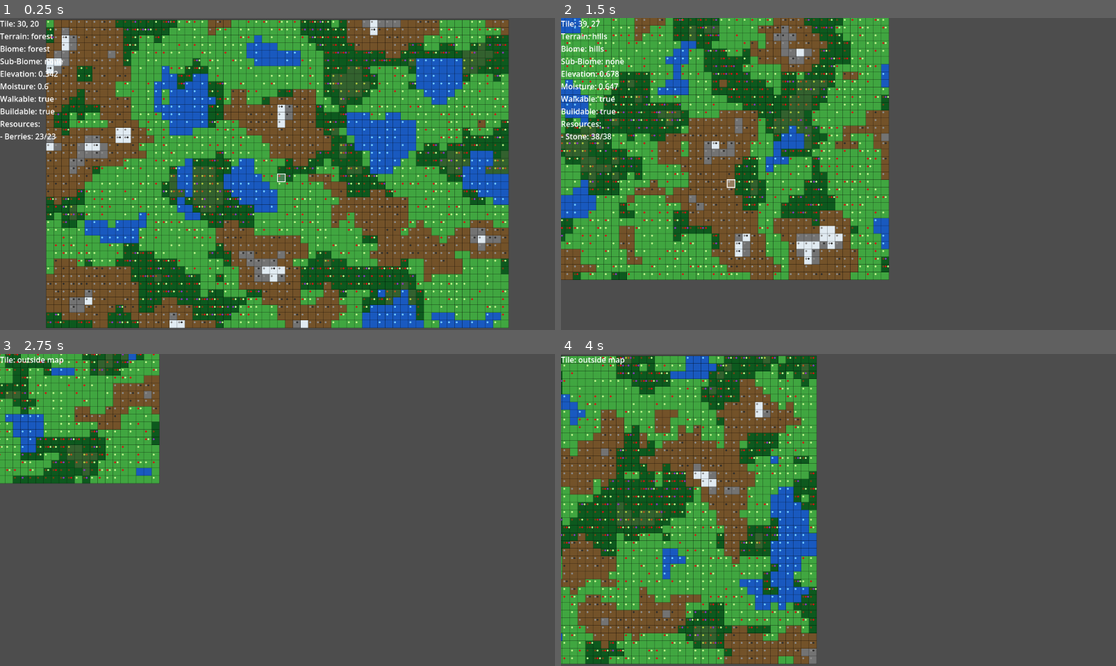
Above: before the commit, frames 1-4 (two rows, left to right).
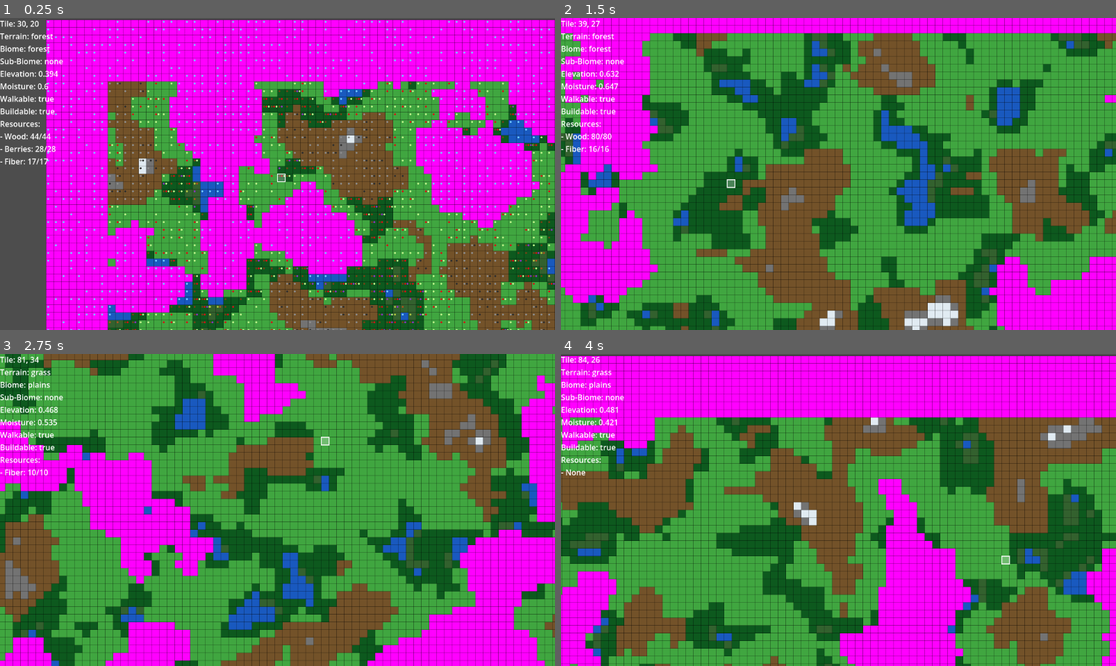
Above: after the commit, the same moments.

Repository: Shaladar79/era-span-sim
Game: Godot game, scene res://scenes/main/Main.tscn
The game is run twice, just before and just after one commit, with the same random seed, the same clock (stepped at 60 frames per second) and the same inputs.
Inputs (mouse positions are in pixels of both pictures, inside the frame that each line leads up to):
- Up to frame 1 (0.25 s): no input
- Up to frame 2 (1.5 s): tap Enter at 0.5 s; move the mouse to (960, 158) at 0.52 s; hold Right (ui_right) 0.53-1.28 s; tap T at 0.6 s; click (960, 158) at 0.67 s; tap R at 0.8, 1.35 s; move the mouse to (727, 189) at 1.27 s; hold Down (ui_down) from 1.28 s (still down)
- Up to frame 3 (2.75 s): tap T at 1.55, 2.1 s; move the mouse to (333, 441) at 2.02 s; release Down (ui_down) at 2.03 s; hold Right (ui_right) from 2.03 s (still down); tap R at 2.3 s
- Up to frame 4 (4 s): move the mouse to (810, 572) at 2.77 s; release Right (ui_right) at 2.78 s; hold Up (ui_up) 2.78-3.53 s; tap R at 2.85, 3.8 s; click (810, 572) at 2.92 s; tap T at 3.05, 3.6 s; move the mouse to (1005, 556) at 3.52 s; hold Left (ui_left) from 3.53 s (still down)

The runs differ from the first frame. In frame 1, 74% of the frame differs, in the area x 0-100%, y 0-100%; in frame 2, 82%; in frame 3, 94%; in frame 4, 83%.

Commit message:
Tune ocean coverage

Diff:
--- a/scripts/world/resource_spawner.gd
+++ b/scripts/world/resource_spawner.gd
@@ -16,12 +16,12 @@
 const TERRAIN_HILLS: String = "hills"
 const TERRAIN_MOUNTAIN: String = "mountain"
 const TERRAIN_WATER: String = "water"
+const TERRAIN_OCEAN: String = "ocean"
 const TERRAIN_SWAMP: String = "swamp"
 
 
 static func add_resources_to_tile(tile_data: Dictionary, rng: RandomNumberGenerator) -> Dictionary:
     var terrain: String = str(tile_data.get("terrain", TERRAIN_GRASS))
-    var biome: String = str(tile_data.get("biome", "unknown"))
     var elevation: float = float(tile_data.get("elevation", 0.0))
     var moisture: float = float(tile_data.get("moisture", 0.0))
 
@@ -40,6 +40,8 @@
             add_swamp_resources(tile_data, rng, elevation, moisture)
         TERRAIN_WATER:
             add_water_resources(tile_data, rng, elevation, moisture)
+        TERRAIN_OCEAN:
+            add_ocean_resources(tile_data, rng, elevation, moisture)
         _:
             pass
 
@@ -78,6 +80,10 @@
     try_add_resource(tile_data, rng, RESOURCE_FISH, "Fish", 0.55, 8, 35)
 
 
+static func add_ocean_resources(tile_data: Dictionary, rng: RandomNumberGenerator, elevation: float, moisture: float) -> void:
+    try_add_resource(tile_data, rng, RESOURCE_FISH, "Fish", 0.45, 10, 45)
+
+
 static func try_add_resource(
     tile_data: Dictionary,
     rng: RandomNumberGenerator,
--- a/scripts/world/world.gd
+++ b/scripts/world/world.gd
@@ -1,7 +1,7 @@
 extends Node2D
 
-const GRID_WIDTH: int = 60
-const GRID_HEIGHT: int = 40
+const GRID_WIDTH: int = 160
+const GRID_HEIGHT: int = 120
 const TILE_SIZE: int = 16
 
 const TERRAIN_GRASS: String = WorldGenerator.TERRAIN_GRASS
@@ -22,6 +22,7 @@
 var tiles: Array = []
 var hovered_tile: Vector2i = Vector2i(-1, -1)
 var tile_info_label: Label = null
+var show_resource_markers: bool = true
 
 
 func _ready() -> void:
@@ -36,6 +37,7 @@
     setup_seed()
     generate_world()
     update_tile_info_label()
+    print_resource_totals()
     queue_redraw()
 
 
@@ -47,6 +49,9 @@
     if event is InputEventKey and event.pressed and not event.echo:
         if event.keycode == KEY_R:
             regenerate_world()
+
+        if event.keycode == KEY_T:
+            toggle_resource_markers()
 
 
 func setup_seed() -> void:
@@ -73,9 +78,57 @@
     setup_seed()
     generate_world()
     update_tile_info_label()
+    print_resource_totals()
     queue_redraw()
 
     print("Regenerated world.")
+
+
+func toggle_resource_markers() -> void:
+    show_resource_markers = not show_resource_markers
+    queue_redraw()
+
+    print("Show Resource Markers: ", show_resource_markers)
+
+
+func print_resource_totals() -> void:
+    var resource_totals: Dictionary = {}
+
+    for y in range(GRID_HEIGHT):
+        for x in range(GRID_WIDTH):
+            var tile_data: Dictionary = tiles[y][x]
+            var resources: Array = tile_data.get("resources", [])
+
+            for resource_index in range(resources.size()):
+                var resource: Variant = resources[resource_index]
+
+                if typeof(resource) != TYPE_DICTIONARY:
+                    continue
+
+                var resource_dict: Dictionary = resource
+                var resource_name := str(resource_dict.get("name", "Unknown"))
+                var amount := int(resource_dict.get("amount", 0))
+
+                if not resource_totals.has(resource_name):
+                    resource_totals[resource_name] = 0
+
+                resource_totals[resource_name] += amount
+
+    print("")
+    print("Resource Totals:")
+
+    if resource_totals.is_empty():
+        print("- None")
+        return
+
+    var resource_names: Array = resource_totals.keys()
+    resource_names.sort()
+
+    for resource_index in range(resource_names.size()):
+        var resource_name: Variant = resource_names[resource_index]
+        print(str(resource_name) + ": " + str(resource_totals[resource_name]))
+
+    print("")
 
 
 func update_hovered_tile() -> void:
@@ -144,7 +197,10 @@
 
 func _draw() -> void:
     draw_world_tiles()
-    draw_resource_markers()
+
+    if show_resource_markers:
+        draw_resource_markers()
+
     draw_grid_lines()
     draw_hovered_tile()
 
--- a/scripts/world/world_generator.gd
+++ b/scripts/world/world_generator.gd
@@ -6,11 +6,16 @@
 const TERRAIN_HILLS: String = "hills"
 const TERRAIN_MOUNTAIN: String = "mountain"
 const TERRAIN_WATER: String = "water"
+const TERRAIN_OCEAN: String = "ocean"
 const TERRAIN_SWAMP: String = "swamp"
 
 const SUB_BIOME_NONE: String = "none"
 const SUB_BIOME_BASE_MOUNTAIN: String = "base_mountain"
 const SUB_BIOME_SNOWY_PEAK: String = "snowy_peak"
+
+const OCEAN_EDGE_WIDTH: int = 8
+const ADDITIONAL_OCEAN_TARGET_RATIO: float = 0.20
+const OCEAN_MIN_BODY_SIZE: int = 120
 
 
 static func generate_noise_world(
@@ -27,15 +32,20 @@
     setup_elevation_noise(elevation_noise, world_seed)
     setup_moisture_noise(moisture_noise, world_seed)
 
+    var elevation_map := generate_elevation_map(grid_width, grid_height, elevation_noise)
+    var moisture_map := generate_moisture_map(grid_width, grid_height, moisture_noise)
+    var ocean_map := generate_ocean_map(grid_width, grid_height, elevation_map)
+
     var generated_tiles: Array = []
 
     for y in range(grid_height):
         var row: Array = []
 
         for x in range(grid_width):
-            var elevation := get_normalized_noise(elevation_noise, x, y)
-            var moisture := get_normalized_noise(moisture_noise, x, y)
-            var terrain := get_terrain_from_noise(elevation, moisture)
+            var elevation: float = elevation_map[y][x]
+            var moisture: float = moisture_map[y][x]
+            var is_ocean: bool = ocean_map[y][x]
+            var terrain := get_terrain_from_noise(elevation, moisture, is_ocean)
 
             var tile_data := {
                 "x": x,
@@ -46,8 +56,8 @@
                 "elevation": elevation,
                 "moisture": moisture,
                 "resources": [],
-                "walkable": terrain != TERRAIN_WATER,
-                "buildable": terrain != TERRAIN_WATER and terrain != TERRAIN_MOUNTAIN
+                "walkable": terrain != TERRAIN_WATER and terrain != TERRAIN_OCEAN,
+                "buildable": terrain != TERRAIN_WATER and terrain != TERRAIN_OCEAN and terrain != TERRAIN_MOUNTAIN
             }
 
             tile_data = ResourceSpawner.add_resources_to_tile(tile_data, rng)
@@ -62,7 +72,7 @@
 static func setup_elevation_noise(noise: FastNoiseLite, world_seed: int) -> void:
     noise.seed = world_seed
     noise.noise_type = FastNoiseLite.TYPE_SIMPLEX
-    noise.frequency = 0.045
+    noise.frequency = 0.035
     noise.fractal_octaves = 4
     noise.fractal_gain = 0.5
 
@@ -75,23 +85,226 @@
     noise.fractal_gain = 0.5
 
 
+static func generate_elevation_map(grid_width: int, grid_height: int, elevation_noise: FastNoiseLite) -> Array:
+    var elevation_map: Array = []
+
+    for y in range(grid_height):
+        var row: Array = []
+
+        for x in range(grid_width):
+            row.append(get_normalized_noise(elevation_noise, x, y))
+
+        elevation_map.append(row)
+
+    return elevation_map
+
+
+static func generate_moisture_map(grid_width: int, grid_height: int, moisture_noise: FastNoiseLite) -> Array:
+    var moisture_map: Array = []
+
+    for y in range(grid_height):
+        var row: Array = []
+
+        for x in range(grid_width):
+            row.append(get_normalized_noise(moisture_noise, x, y))
+
+        moisture_map.append(row)
+
+    return moisture_map
+
+
+static func generate_ocean_map(grid_width: int, grid_height: int, elevation_map: Array) -> Array:
+    var water_candidate_map := create_bool_map(grid_width, grid_height, false)
+
+    for y in range(grid_height):
+        for x in range(grid_width):
+            if is_forced_ocean_edge(x, y, grid_width, grid_height):
+                water_candidate_map[y][x] = true
+
+    add_low_elevation_ocean_candidates(
+        water_candidate_map,
+        elevation_map,
+        grid_width,
+        grid_height
+    )
+
+    return classify_ocean_bodies(water_candidate_map, grid_width, grid_height)
+
+
+static func create_bool_map(grid_width: int, grid_height: int, default_value: bool) -> Array:
+    var map_data: Array = []
+
+    for y in range(grid_height):
+        var row: Array = []
+
+        for x in range(grid_width):
+            row.append(default_value)
+
+        map_data.append(row)
+
+    return map_data
+
+
+static func is_forced_ocean_edge(x: int, y: int, grid_width: int, grid_height: int) -> bool:
+    return (
+        x < OCEAN_EDGE_WIDTH
+        or y < OCEAN_EDGE_WIDTH
+        or x >= grid_width - OCEAN_EDGE_WIDTH
+        or y >= grid_height - OCEAN_EDGE_WIDTH
+    )
+
+
+static func add_low_elevation_ocean_candidates(
+    water_candidate_map: Array,
+    elevation_map: Array,
+    grid_width: int,
+    grid_height: int
+) -> void:
+    var candidates: Array = []
+
+    for y in range(grid_height):
+        for x in range(grid_width):
+            if water_candidate_map[y][x]:
+                continue
+
+            candidates.append({
+                "x": x,
+                "y": y,
+                "elevation": float(elevation_map[y][x])
+            })
+
+    candidates.sort_custom(compare_elevation_candidates)
+
+    var additional_ocean_tiles: int = int(float(grid_width * grid_height) * ADDITIONAL_OCEAN_TARGET_RATIO)
+    var tiles_to_mark: int = mini(additional_ocean_tiles, candidates.size())
+
+    for i in range(tiles_to_mark):
+        var candidate: Dictionary = candidates[i]
+        var tile_x: int = int(candidate["x"])
+        var tile_y: int = int(candidate["y"])
+
+        water_candidate_map[tile_y][tile_x] = true
+
+
+static func compare_elevation_candidates(a: Dictionary, b: Dictionary) -> bool:
+    return float(a["elevation"]) < float(b["elevation"])
+
+
+static func classify_ocean_bodies(water_candidate_map: Array, grid_width: int, grid_height: int) -> Array:
+    var ocean_map := create_bool_map(grid_width, grid_height, false)
+    var visited_map := create_bool_map(grid_width, grid_height, false)
+
+    for y in range(grid_height):
+        for x in range(grid_width):
+            if visited_map[y][x]:
+                continue
+
+            if not water_candidate_map[y][x]:
+                continue
+
+            var body_tiles := flood_fill_water_body(
+                x,
+                y,
+                water_candidate_map,
+                visited_map,
+                grid_width,
+                grid_height
+            )
+
+            var body_touches_edge := water_body_touches_forced_edge(body_tiles, grid_width, grid_height)
+            var body_is_large_enough := body_tiles.size() >= OCEAN_MIN_BODY_SIZE
+
+            if body_touches_edge or body_is_large_enough:
+                mark_body_as_ocean(body_tiles, ocean_map)
+
+    return ocean_map
+
+
+static func flood_fill_water_body(
+    start_x: int,
+    start_y: int,
+    water_candidate_map: Array,
+    visited_map: Array,
+    grid_width: int,
+    grid_height: int
+) -> Array:
+    var body_tiles: Array = []
+    var open_tiles: Array = [Vector2i(start_x, start_y)]
+
+    visited_map[start_y][start_x] = true
+
+    while not open_tiles.is_empty():
+        var current: Vector2i = open_tiles.pop_back()
+        body_tiles.append(current)
+
+        var neighbors := [
+            Vector2i(current.x + 1, current.y),
+            Vector2i(current.x - 1, current.y),
+            Vector2i(current.x, current.y + 1),
+            Vector2i(current.x, current.y - 1)
+        ]
+
+        for neighbor in neighbors:
+            if not is_position_in_bounds(neighbor, grid_width, grid_height):
+                continue
+
+            if visited_map[neighbor.y][neighbor.x]:
+                continue
+
+            if not water_candidate_map[neighbor.y][neighbor.x]:
+                continue
+
+            visited_map[neighbor.y][neighbor.x] = true
+            open_tiles.append(neighbor)
+
+    return body_tiles
+
+
+static func is_position_in_bounds(position: Vector2i, grid_width: int, grid_height: int) -> bool:
+    return (
+        position.x >= 0
+        and position.y >= 0
+        and position.x < grid_width
+        and position.y < grid_height
+    )
+
+
+static func water_body_touches_forced_edge(body_tiles: Array, grid_width: int, grid_height: int) -> bool:
+    for tile_index in range(body_tiles.size()):
+        var tile_position: Vector2i = body_tiles[tile_index]
+
+        if is_forced_ocean_edge(tile_position.x, tile_position.y, grid_width, grid_height):
+            return true
+
+    return false
+
+
+static func mark_body_as_ocean(body_tiles: Array, ocean_map: Array) -> void:
+    for tile_index in range(body_tiles.size()):
+        var tile_position: Vector2i = body_tiles[tile_index]
+        ocean_map[tile_position.y][tile_position.x] = true
+
+
 static func get_normalized_noise(noise: FastNoiseLite, x: int, y: int) -> float:
     var raw_value := noise.get_noise_2d(float(x), float(y))
 
     return (raw_value + 1.0) / 2.0
 
 
-static func get_terrain_from_noise(elevation: float, moisture: float) -> String:
-    if elevation < 0.28:
+static func get_terrain_from_noise(elevation: float, moisture: float, is_ocean: bool) -> String:
+    if is_ocean:
+        return TERRAIN_OCEAN
+
+    if elevation < 0.46 and moisture > 0.72:
         return TERRAIN_WATER
 
-    if elevation > 0.80:
+    if elevation > 0.82:
         return TERRAIN_MOUNTAIN
 
-    if elevation > 0.64:
+    if elevation > 0.66:
         return TERRAIN_HILLS
 
-    if moisture > 0.70 and elevation < 0.44:
+    if moisture > 0.72 and elevation < 0.52:
         return TERRAIN_SWAMP
 
     if moisture > 0.58:
@@ -102,6 +315,8 @@
 
 static func get_biome_from_terrain(terrain: String) -> String:
     match terrain:
+        TERRAIN_OCEAN:
+            return "ocean"
         TERRAIN_WATER:
             return "water"
         TERRAIN_MOUNTAIN:
@@ -120,7 +335,7 @@
 
 static func get_sub_biome_from_noise(terrain: String, elevation: float, moisture: float) -> String:
     if terrain == TERRAIN_MOUNTAIN:
-        if elevation > 0.84:
+        if elevation > 0.86:
             return SUB_BIOME_SNOWY_PEAK
 
         return SUB_BIOME_BASE_MOUNTAIN
